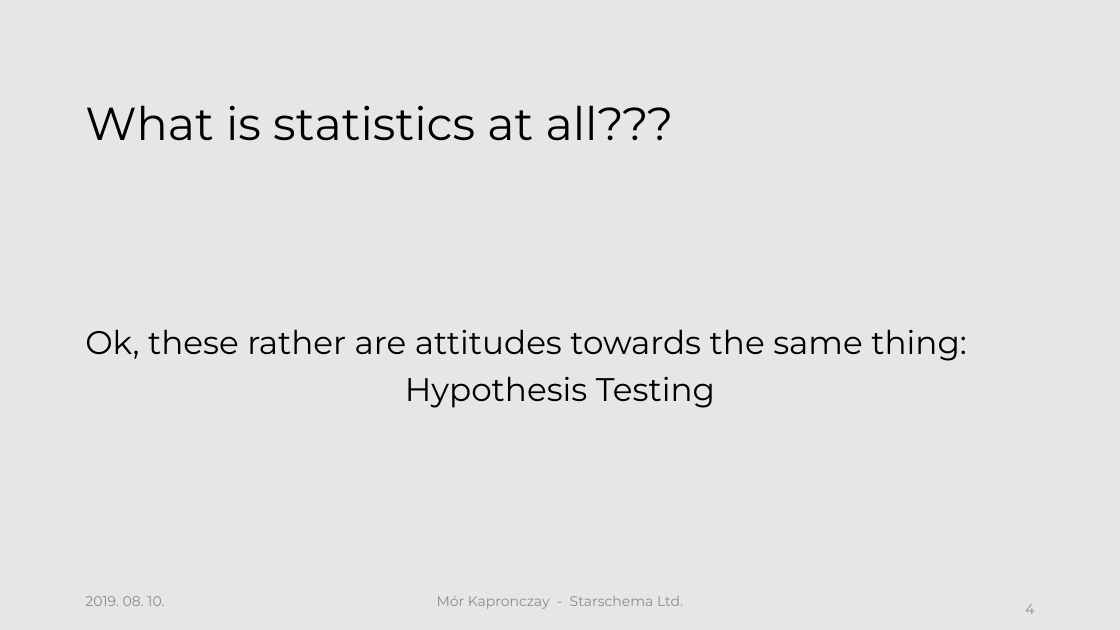
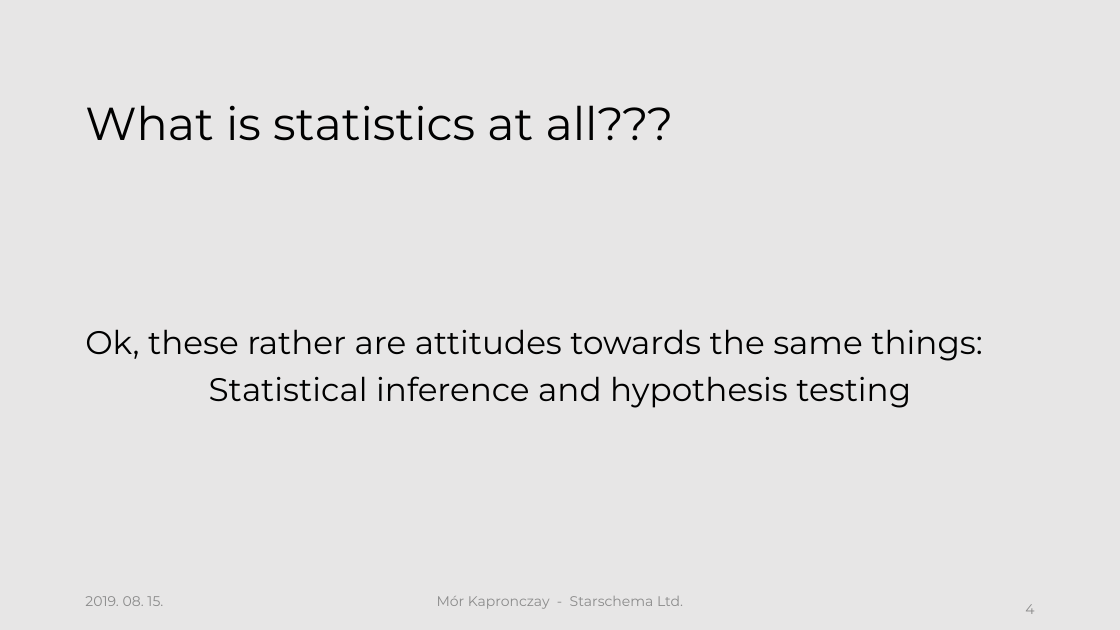
Before and after one commit to morkapronczay/cec2019, a slide deck: slide 4 of presentations/CEC2019-KM-Sess1.pptx. Drawn at 1120x630 pixels with LibreOffice and Linux fonts; fonts in the diff are those of the drawing; background and template pictures are left out. Boxes give left, top, right and bottom in pixels: in the first picture for what was removed or moved away, otherwise in the second. Text is boxed around its words. In the diff, an @@ line names an element or a change of style, - is before the commit and + after.

```diff
--- a/presentations/CEC2019-KM-Sess1.pptx
+++ b/presentations/CEC2019-KM-Sess1.pptx
@@ text at (85,329,982,408): text changed @@
-Ok, these rather are attitudes towards the same thing:
-Hypothesis Testing
+Ok, these rather are attitudes towards the same things:
+Statistical inference and hypothesis testing
@@ text at (85,596,163,606): text changed @@
-2019. 08. 10.
+2019. 08. 15.
```
Also in this commit, not shown: 16 other slides changed, 2 slides added, 14 other files.
